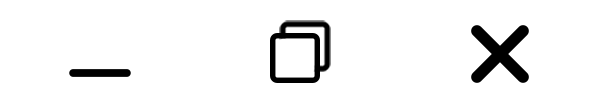
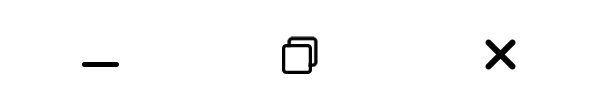
Two versions of the same layered image (600×100). Layer-by-layer changes:
painted on "square-regular" (1st of 2) over [279, 20, 331, 72]
painted on "square-regular" (2nd of 2) over [270, 33, 320, 83]
painted on "xmark-solid" over [471, 25, 529, 83]
painted on "window-minimize-solid" over [69, 62, 131, 77]
